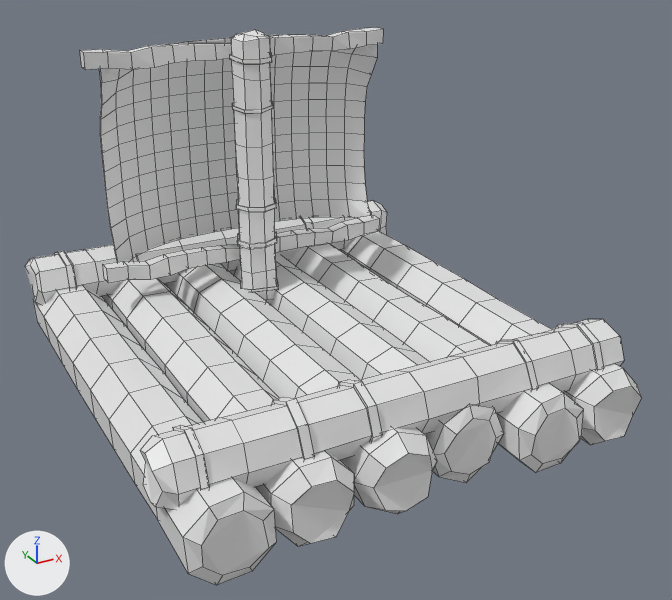
What one commit did to the Blender file Models/Raft/raft.blend.
One viewpoint serves both versions: a camera (50 mm lens) standing at (-3.24, -7.19, 4.35) and looking at (0.5, -0.39, 0.95). Every picture has the same lights, and +X, +Y and +Z are marked at lower left. Mesh edges are drawn as thin lines.

Objects in the first picture: 'raft'.
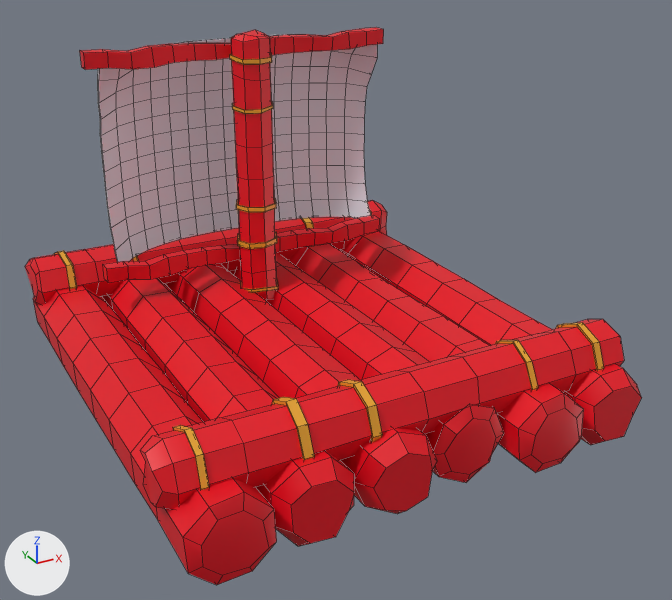
Pixel boxes [x1, y1, x2, y2] of what changed, in the pictures (672 x 600 px):
```json
{"part": 1, "of": "me_cube_003", "change": "recoloured", "before": [25, 27, 642, 585], "after": [25, 27, 642, 585], "on screen": "white to red"}
{"part": 2, "of": "me_cube_003", "change": "recoloured", "before": [236, 198, 371, 293], "after": [236, 198, 371, 293], "on screen": "white to orange"}
{"part": 3, "of": "me_cube_003", "change": "recoloured", "before": [173, 380, 382, 490], "after": [173, 380, 382, 490], "on screen": "white to orange"}
{"part": 4, "of": "me_cube_003", "change": "recoloured", "before": [54, 251, 138, 289], "after": [54, 251, 138, 289], "on screen": "white to orange"}
{"part": 5, "of": "me_cube_003", "change": "recoloured", "before": [230, 53, 273, 114], "after": [230, 53, 273, 114], "on screen": "white to orange"}
{"part": 6, "of": "me_cube_003", "change": "recoloured", "before": [495, 323, 604, 390], "after": [495, 323, 604, 390], "on screen": "white to orange"}
{"part": 7, "of": "me_cube_003", "change": "recoloured", "before": [100, 34, 377, 262], "after": [100, 34, 377, 262]}
```

Edits to the scene script, one JSON object a line:
```json
{"op": "add", "block": "mat_material_001", "code": ["mat_material_001 = principled_material('Material.001')", "mat_material_001.base_color = (0.8, 0.0, 0.0101)  # red #e7001a"]}
{"op": "add", "block": "mat_material", "code": ["mat_material = principled_material('Material')", "mat_material.base_color = (0.8, 0.36, 0.0222)  # orange #e7a229"]}
{"op": "add", "block": "mat_material_002", "code": ["mat_material_002 = principled_material('Material.002')", "mat_material_002.base_color = (0.736, 0.728, 0.8)  # white #dfdee7"]}
{"block": "me_cube_003", "where": "me_cube_003.from_pydata(...)  # 1712 vertices, 1652 faces; spans x -1.8..2.43, y -2.46..2.52, z -0.01..3.16"}
{"block": "me_cube_003", "where": "# used by ob_raft; location = (0.0, 0.0, 0.0)"}
{"block": "me_cube_003", "change": "me_cube_003 part 1: 910 of the faces centred in x -1.78..2.41, y -2.42..2.49, z 0.02..3.14 switch from no material to mat_material_001 (red #e7001a)"}
{"block": "me_cube_003", "change": "me_cube_003 part 2: 144 of the faces centred in x 0.16..2.15, y 0.79..2.24, z 0.43..1.53 switch from no material to mat_material (orange #e7a229)"}
{"block": "me_cube_003", "change": "me_cube_003 part 3: 72 of the faces centred in x -1.52..-0.11, y -2.16..-1.63, z 0.43..0.95 switch from no material to mat_material (orange #e7a229)"}
{"block": "me_cube_003", "change": "me_cube_003 part 4: 48 of the faces centred in x -1.44..-0.66, y 1.72..2.23, z 0.44..0.95 switch from no material to mat_material (orange #e7a229)"}
{"block": "me_cube_003", "change": "me_cube_003 part 5: 48 of the faces centred in x 0.16..0.52, y 0.8..1.15, z 2.45..2.96 switch from no material to mat_material (orange #e7a229)"}
{"block": "me_cube_003", "change": "me_cube_003 part 6: 48 of the faces centred in x 1.29..2.07, y -2.15..-1.64, z 0.44..0.95 switch from no material to mat_material (orange #e7a229)"}
{"block": "me_cube_003", "change": "me_cube_003 part 7: 382 of the faces centred in x -1.02..1.86, y 1.23..1.74, z 0.98..3.03 switch from no material to mat_material_002 (white #dfdee7)"}
```
